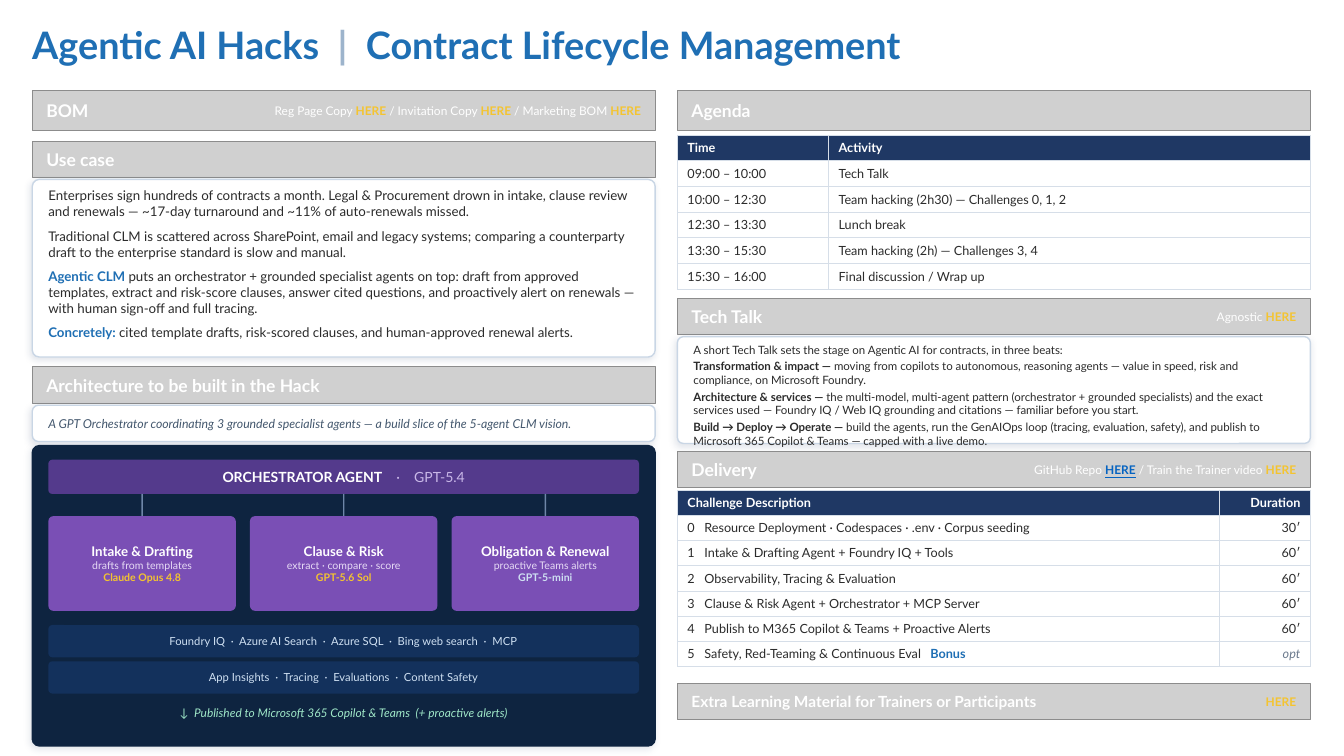
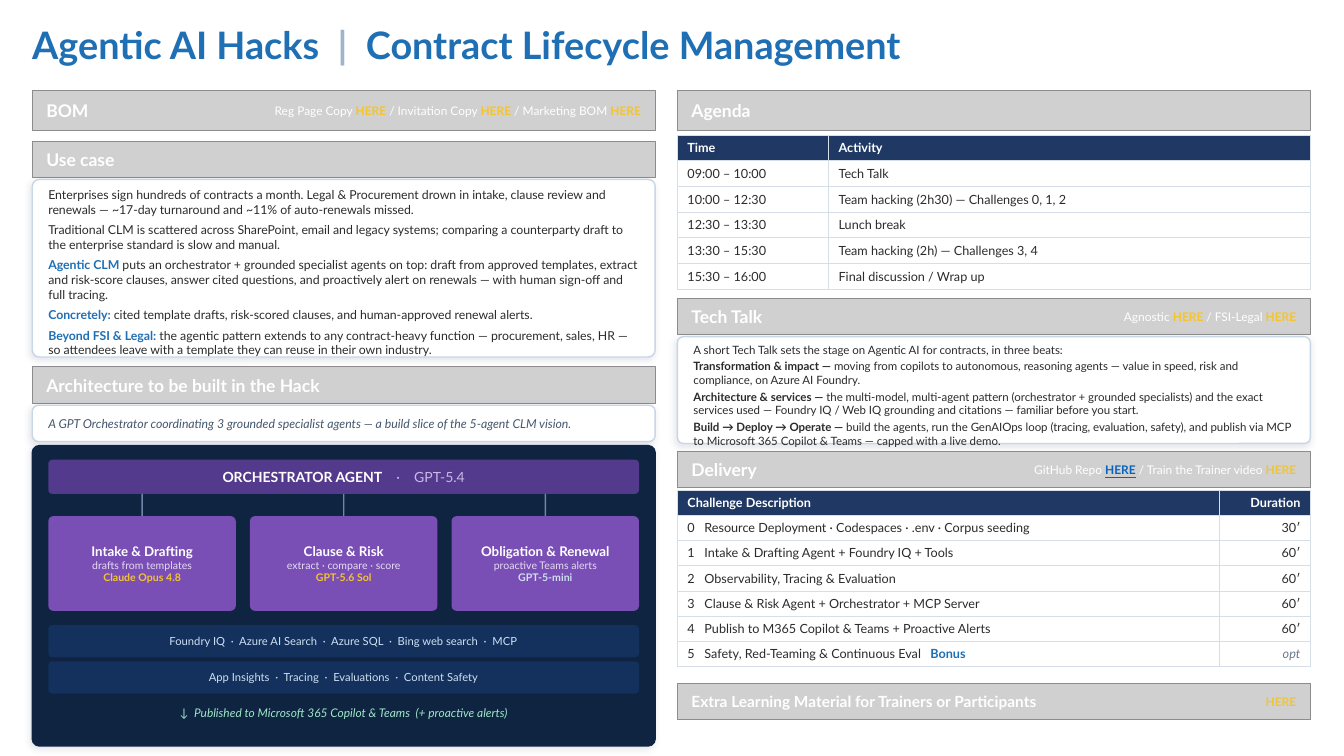
Before and after one commit to glejdis/microhack-aiagents, a slide deck: slide 1 of docs/marketing/CLM-Microhack-BOM.pptx. Drawn at 1344x756 pixels with LibreOffice and Linux fonts; fonts in the diff are those of the drawing; grey boxes stand for pictures; background and template pictures are left out. Boxes give left, top, right and bottom in pixels: in the first picture for what was removed or moved away, otherwise in the second. Text is boxed around its words. In the diff, an @@ line names an element or a change of style, - is before the commit and + after.

```diff
--- a/docs/marketing/CLM-Microhack-BOM.pptx
+++ b/docs/marketing/CLM-Microhack-BOM.pptx
@@ text at [48, 190, 638, 321]: size 9.5 to 8.8 pt in "Enterprises sign hundreds of contracts a month. ...", "Traditional CLM is scattered across SharePoint, email ...", "Agentic CLM puts an orchestrator + grounded ...", "Concretely: cited template drafts, risk-scored clauses, and ..."; less space between paragraphs; more space between paragraphs @@
@@ text at [1124, 312, 1297, 322]: text changed @@
-Agnostic HERE
+Agnostic HERE / FSI-Legal HERE
@@ text at [48, 331, 615, 358]: paragraph added @@
+Beyond FSI & Legal: the agentic pattern extends to any contract-heavy function — procurement, sales, HR — so attendees leave with a template they can reuse in their own industry.
@@ text at [693, 361, 1238, 386]: text changed @@
-Transformation & impact — moving from copilots to autonomous, reasoning agents — value in speed, risk and compliance, on Microsoft Foundry.
+Transformation & impact — moving from copilots to autonomous, reasoning agents — value in speed, risk and compliance, on Azure AI Foundry.
@@ text at [693, 422, 1291, 447]: text changed @@
-Build → Deploy → Operate — build the agents, run the GenAIOps loop (tracing, evaluation, safety), and publish to Microsoft 365 Copilot & Teams — capped with a live demo.
+Build → Deploy → Operate — build the agents, run the GenAIOps loop (tracing, evaluation, safety), and publish via MCP to Microsoft 365 Copilot & Teams — capped with a live demo.
```
